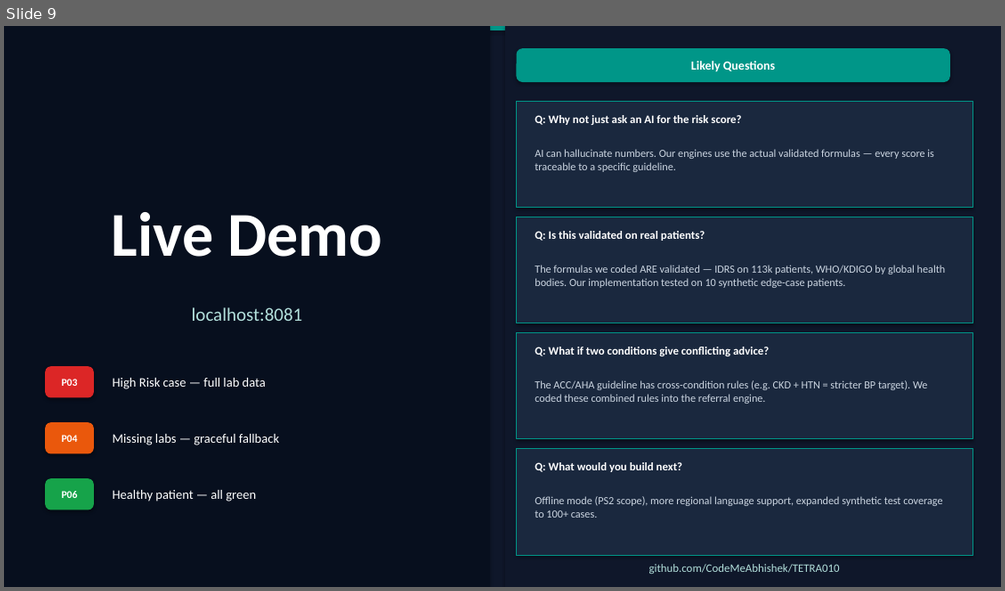
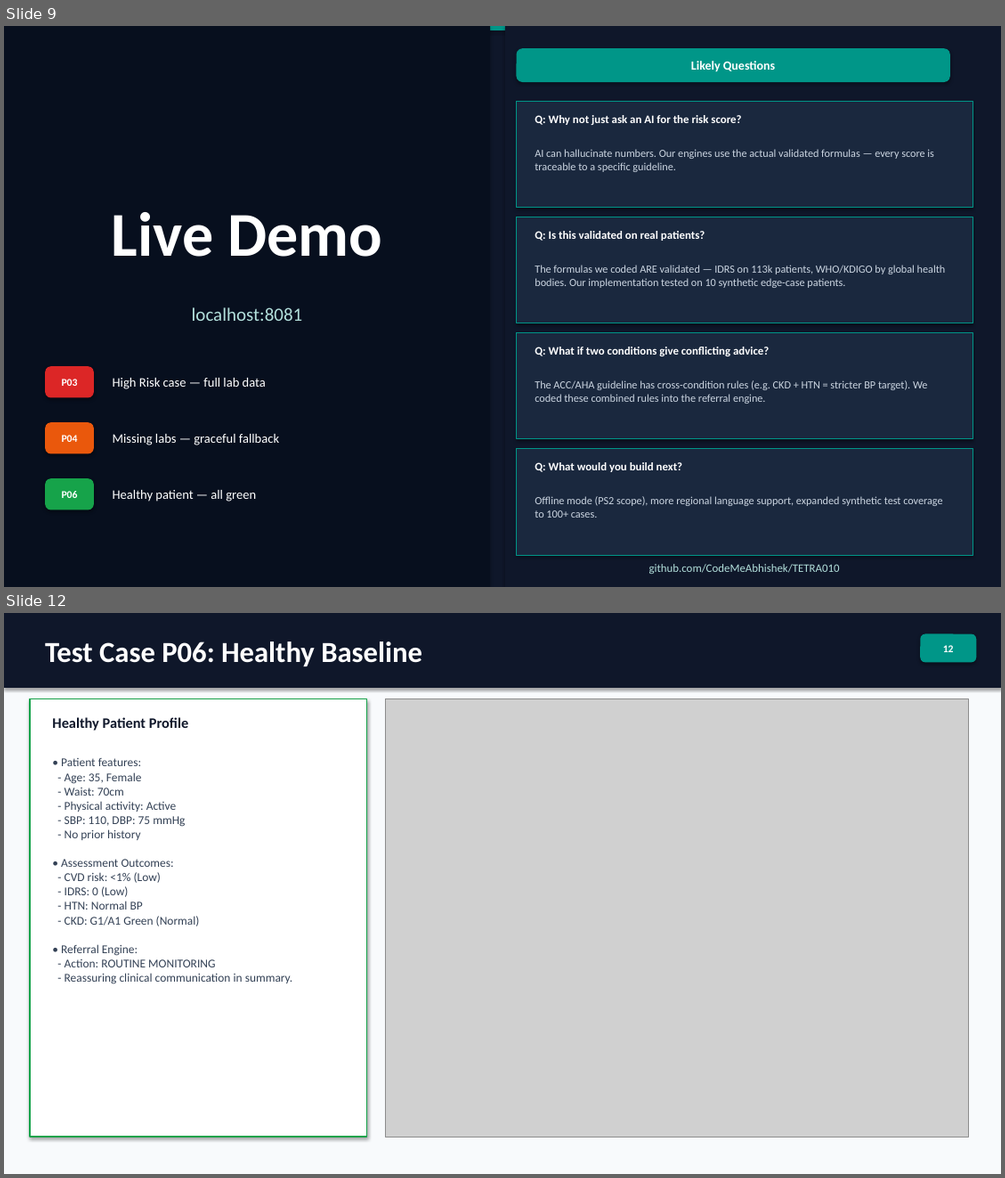
Before and after one commit to CodeMeAbhishek/TETRA010, a slide deck: Nidan_TechDeck.pptx. Shown one above the other, each under a label of ours: slide 9 before the commit, slides 9 and 12 after it; the slides between them are not shown. The pictures are 1005x591 and 1005x1178 pixels, drawn with LibreOffice and Linux fonts; fonts in the diff are those of the drawing; grey boxes stand for pictures. Boxes give left, top, right and bottom in pixels: in the first picture for what was removed or moved away, otherwise in the second. Text is boxed around its words. In the diff, an @@ line names an element or a change of style, - is before the commit and + after.

Commit message:
feat: Add working app screenshots for P03, P04, P06 test cases to README.md and technical slide deck

```diff
--- a/Nidan_TechDeck.pptx
+++ b/Nidan_TechDeck.pptx
@@ slide 12 added at <box>4,613,1001,1174</box>, background #F8FAFC @@
@@ rectangle added at <box>4,613,1001,688</box>, fill #0F172A @@
@@ rounded rectangle added at <box>920,634,976,662</box>, fill #009688, 10 pt, text #FFFFFF, bold @@
+12
@@ text added at <box>45,641,422,666</box>, 28 pt, text #FFFFFF, bold @@
+Test Case P06: Healthy Baseline
@@ rectangle added at <box>30,699,367,1136</box>, fill #FFFFFF, outline #16A34A 1.5 pt @@
@@ text added at <box>52,717,188,730</box>, 14 pt, text #0F172A, bold @@
+Healthy Patient Profile
@@ picture added at <box>386,699,969,1136</box> @@
@@ text added at <box>61,758,293,984</box>, 11.5 pt, text #334155 @@
+• Patient features:
+- Age: 35, Female
+- Waist: 70cm
+- Physical activity: Active
+- SBP: 110, DBP: 75 mmHg
+- No prior history
+• Assessment Outcomes:
+- CVD risk: <1% (Low)
+- IDRS: 0 (Low)
+- HTN: Normal BP
+- CKD: G1/A1 Green (Normal)
+• Referral Engine:
+- Action: ROUTINE MONITORING
+- Reassuring clinical communication in summary.
```
Also in this commit, not shown: 2 other slides added, 5 other files.
